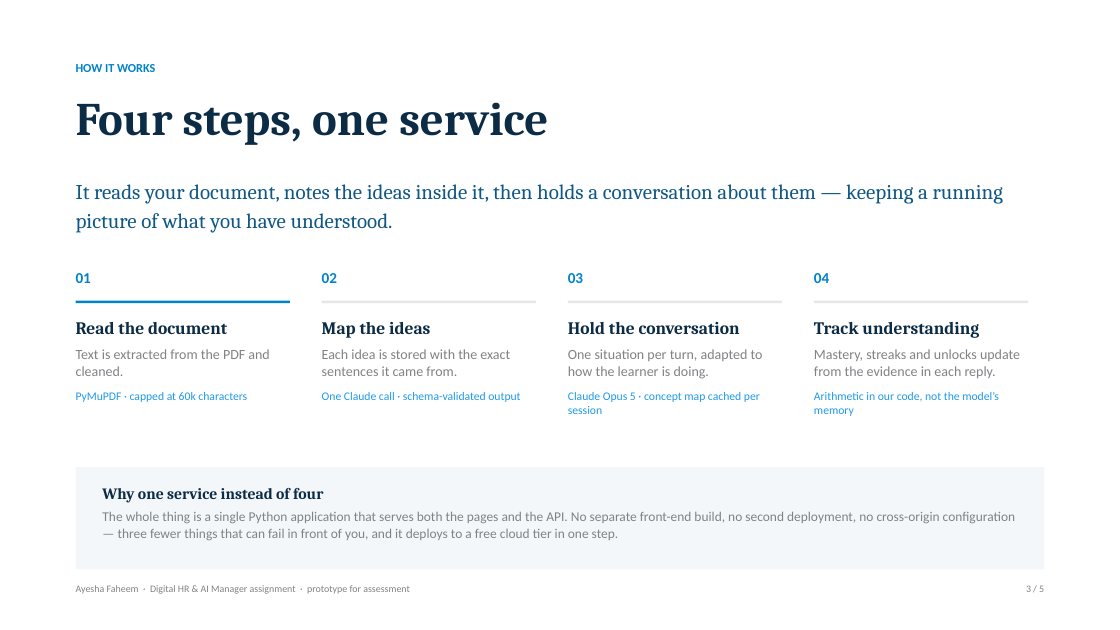
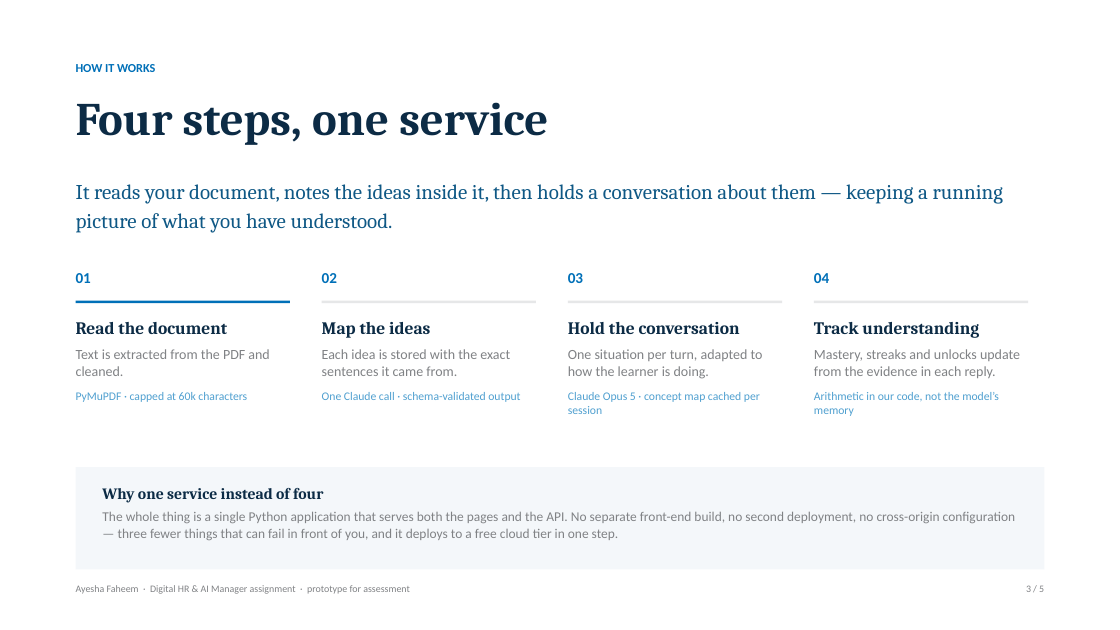
Before and after one commit to ayeshafaheem72/rehnuma, a slide deck: slide 3 of Rehnuma_UBL_Presentation.pptx. Drawn at 1120x630 pixels with LibreOffice and Linux fonts; fonts in the diff are those of the drawing. Boxes give left, top, right and bottom in pixels: in the first picture for what was removed or moved away, otherwise in the second. Text is boxed around its words. In the diff, an @@ line names an element or a change of style, - is before the commit and + after.

```diff
--- a/Rehnuma_UBL_Presentation.pptx
+++ b/Rehnuma_UBL_Presentation.pptx
@@ text colour #0083CA to #0070B8 in 5 elements at <box>76,64,155,72</box>, <box>76,273,91,283</box>, <box>322,273,337,283</box>, <box>568,273,583,283</box>, <box>814,273,829,283</box> @@
@@ rectangle at <box>76,301,290,303</box>: fill #0083CA to #0070B8 @@
@@ text at <box>76,392,247,402</box>: text colour #2199E8 to #50A0D0 in "PyMuPDF · capped at 60k characters" @@
@@ text at <box>322,392,520,402</box>: text colour #2199E8 to #50A0D0 in "One Claude call · schema-validated output" @@
@@ text at <box>568,392,760,414</box>: text colour #2199E8 to #50A0D0 in "Claude Opus 5 · concept map cached ..." @@
@@ text at <box>814,392,999,416</box>: text colour #2199E8 to #50A0D0 in "Arithmetic in our code, not the model’s ..." @@
```
Also in this commit, not shown: 4 other slides changed, 2 other files.
